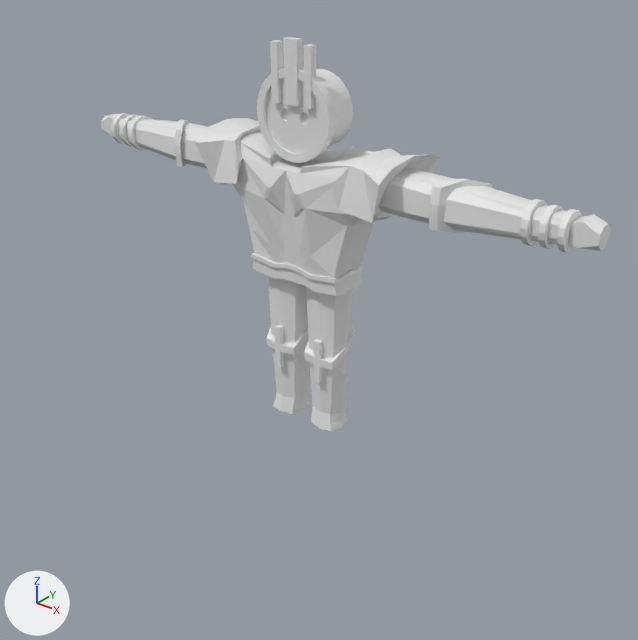
One commit to the Blender file Assets/Models/Actors/KOLOSS.blend: the scene before it, then after it.
Rendered twice from a 50 mm camera at (5.49, -6.7, 5.37) aimed at (0.31, -0.22, 1.35). The axes (+X, +Y, +Z) are drawn at lower left. The lights are the same throughout. Materials are left out; every surface is plain grey.

Names of what the first picture shows: 'Armpit', 'Arms', 'Belt', 'Face', 'Hands', 'Head', 'Legs', 'Pauldrons', 'Torso'.
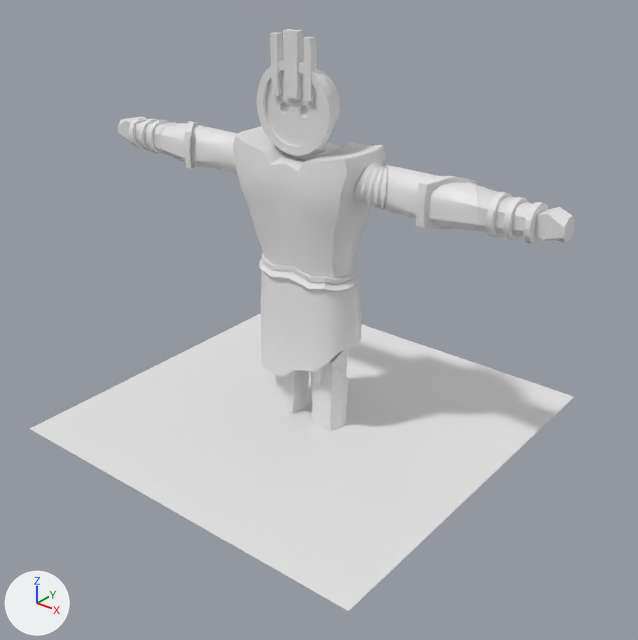
The change, as a list of edits to the scene's bpy script:
```text
Change me_cube_002:
    where me_cube_002.from_pydata(...)  # 56 vertices, 40 faces; spans x 2.719..3.091, y 2.664..3.02, z -0.16..0.196
    used by ob_hands; location = (0.0, 0.0, 0.0); rotation_euler = (1.571, 0.0, 0.0), in degrees (90, 0, 0)
    me_cube_002 part 3: the whole mesh is moved by (-0.303, 0.0, 0.0)
Change me_cube_001:
    used by ob_torso; location = (0.0, 0.0, 0.0); rotation_euler = (1.571, 0.0, 0.0), in degrees (90, 0, 0)
    remove me_cube_001.from_pydata(...)  # 362 vertices, 388 faces; spans x 0.0..0.83, y 1.865..3.117, z -0.314..0.416
    add me_cube_001.from_pydata(...)  # 1049 vertices, 1018 faces; spans x 0.0..2.49, y 1.494..3.287, z -0.38..0.418
    me_cube_001 part 1: 362 vertices removed from x 0.0..0.83, y 1.865..3.117, z -0.314..0.416; 1049 vertices added at x 0.0..2.49, y 1.494..3.287, z -0.38..0.418
    me_cube_001 part 2: the surface is now shaded smooth
Add me_plane:
    me_plane.from_pydata([(-1.0, -1.0, 0.0), (1.0, -1.0, 0.0), (-1.0, 1.0, 0.0), (1.0, 1.0, 0.0)], [], [(0, 1, 3, 2)])
Remove ob_pauldrons:
    ob_pauldrons = bpy.data.objects.new('Pauldrons', me_cube_004)
    ob_pauldrons.location = (0.03, 0.02, 0.0)
    ob_pauldrons.rotation_euler = (1.571, 0.0, 0.0)  # degrees (90, 0, 0)
    _m = ob_pauldrons.modifiers.new('Mirror', 'MIRROR')
Remove ob_arms:
    ob_arms = bpy.data.objects.new('Arms', me_cube_005)
    ob_arms.location = (0.0, 0.0, 0.0)
    ob_arms.rotation_euler = (1.571, 0.0, 0.0)  # degrees (90, 0, 0)
    _m = ob_arms.modifiers.new('Mirror', 'MIRROR')
Remove ob_armpit:
    ob_armpit = bpy.data.objects.new('Armpit', me_cube_006)
    ob_armpit.location = (0.0, 0.0, 0.0)
    ob_armpit.rotation_euler = (1.571, 0.0, 0.0)  # degrees (90, 0, 0)
    _m = ob_armpit.modifiers.new('Mirror', 'MIRROR')
Remove ob_belt:
    ob_belt = bpy.data.objects.new('Belt', me_cube_007)
    ob_belt.location = (0.0, 0.0, 0.0)
    ob_belt.rotation_euler = (1.571, 0.0, 0.0)  # degrees (90, 0, 0)
    _m = ob_belt.modifiers.new('Mirror', 'MIRROR')
Change ob_skirt:
    remove ob_skirt.hide_set(True)
Add ob_floor:
    ob_floor = bpy.data.objects.new('Floor', me_plane)
    ob_floor.location = (0.0, 0.0, 0.0)
    ob_floor.scale = (2.21, 2.21, 2.21)
```

Location of each change, (x1, y1, x2, y2) in pixels of the pictures (638 x 640 px):
'Floor', added: after (30, 313, 574, 611)
'Torso', reshaped (181% wider, 18% taller): before (233, 131, 374, 278); after (135, 119, 533, 292)
'Arms', deleted: before (118, 115, 570, 249)
'Skirt', shown: after (261, 270, 362, 377)
'Pauldrons', deleted: before (195, 118, 440, 223)
'Hands', mesh moved: before (101, 113, 610, 252); after (118, 117, 575, 244)
'Belt', deleted: before (251, 253, 365, 296)
'Armpit', deleted: before (221, 183, 393, 222)
part 1 of me_cube_001, built on: before (233, 131, 374, 278); after (136, 119, 533, 292)
'Legs', unchanged, covered by the edit: before (267, 277, 355, 431); after (273, 349, 349, 431)
